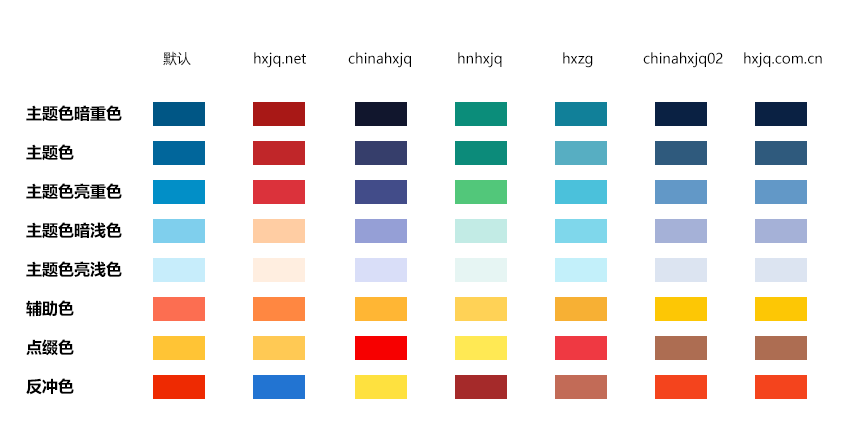
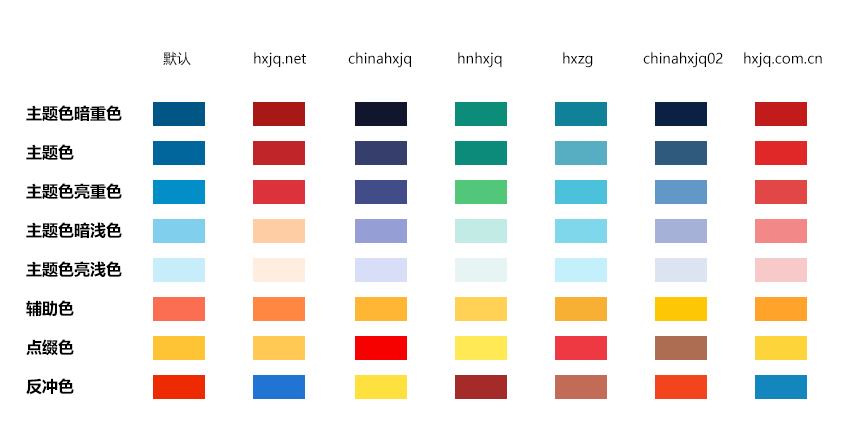
Revision of a layered 850px x 444px image; what changed, layer by layer:
pixels changed over [755, 102, 807, 399] (layer not identified)
